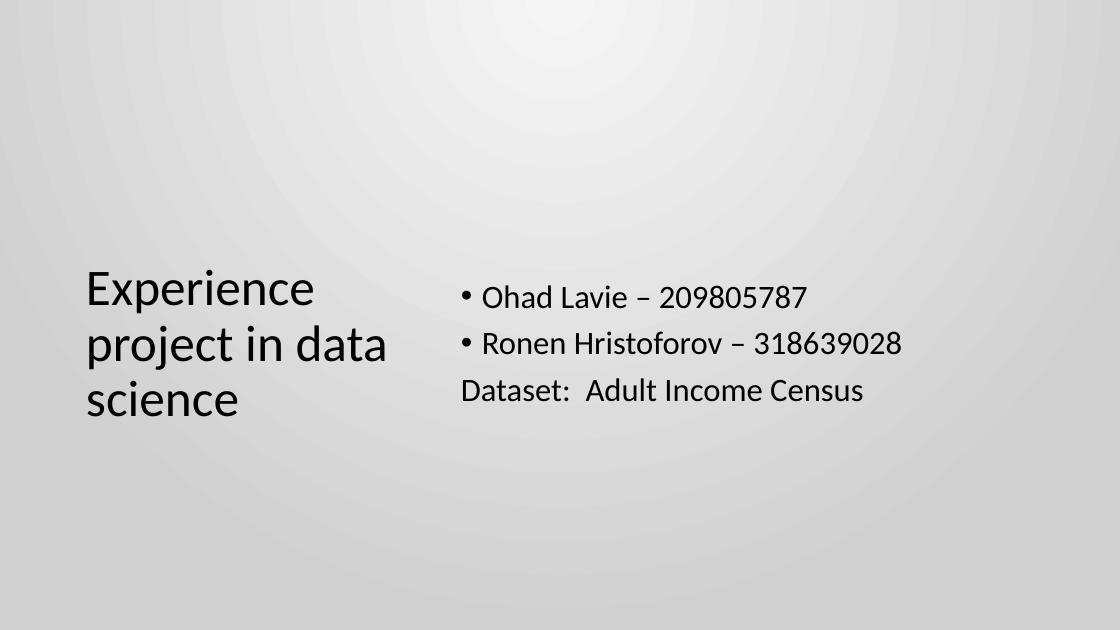
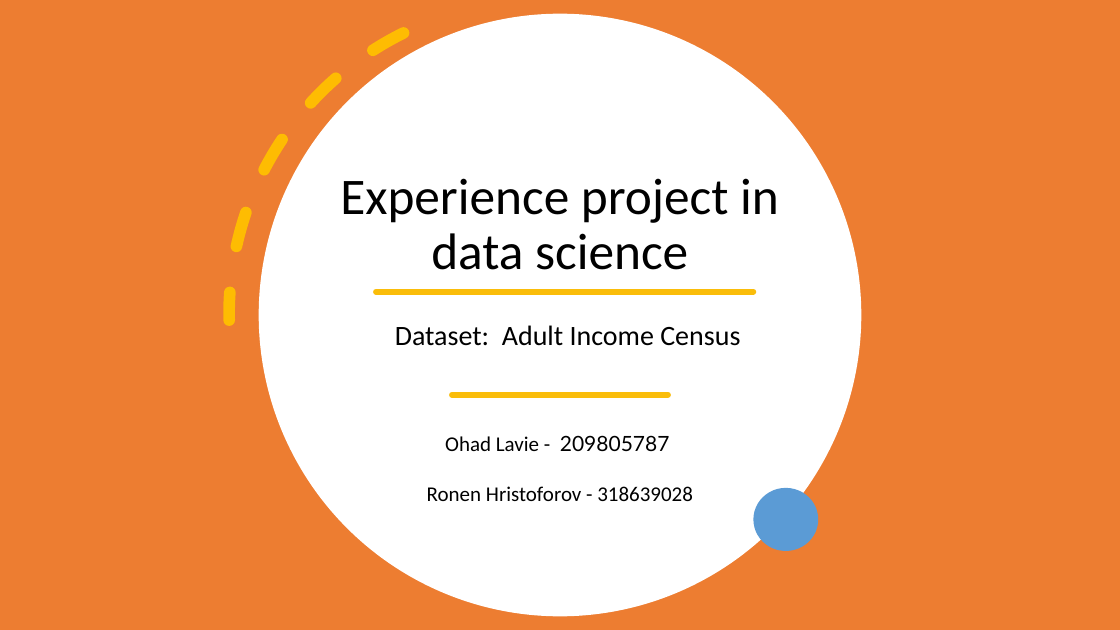
Before and after one commit to ronenhr/2nd_year_project, a slide deck: slide 1 of Presentation1.pptx. Drawn at 1120x630 pixels with LibreOffice and Linux fonts; fonts in the diff are those of the drawing. Boxes give left, top, right and bottom in pixels: in the first picture for what was removed or moved away, otherwise in the second. Text is boxed around its words. In the diff, an @@ line names an element or a change of style, - is before the commit and + after.

```diff
--- a/Presentation1.pptx
+++ b/Presentation1.pptx
@@ background gradient #F6F6F6 to #D2D1D1 to #FFFFFF @@
@@ rectangle added at [0,0,1120,630], fill #ED7D31 @@
@@ arc (boxed as its full ellipse) added at [123,0,962,630], outline #FFC000 10 pt dashed @@
@@ ellipse added at [259,13,861,616], fill #FFFFFF @@
@@ title "Experience project in data science": place and size @@
-title "Experience project in data science" at [86,269,388,417]
+title "Experience project in data science" at [340,178,779,270]
@@ title "Experience project in data science" at [340,178,779,270]: alignment left to centre; vertical alignment middle to bottom @@
@@ line added from (376, 292) to (754, 292), #FABD0A 5 pt @@
@@ text at [482,285,902,355]: paragraphs removed @@
-• Ohad Lavie – 209805787
-• Ronen Hristoforov – 318639028
@@ text "Dataset: Adult Income Census": place and size @@
-text "Dataset: Adult Income Census" at [461,285,902,402]
+text "Dataset: Adult Income Census" at [395,325,740,346]
@@ text "Dataset: Adult Income Census" at [395,325,740,346]: size 28 to 24 pt; alignment left to centre; vertical alignment middle to top @@
@@ line added from (452, 395) to (668, 395), #FABD0A 5 pt @@
@@ text added at [427,435,693,501], 18 pt, text #000000 @@
+Ohad Lavie - 209805787
+Ronen Hristoforov - 318639028
@@ ellipse added at [754,488,818,551], fill #5B9BD5 @@
```
Also in this commit, not shown: 5 other slides changed, 8 slides added, 2 slides removed.
